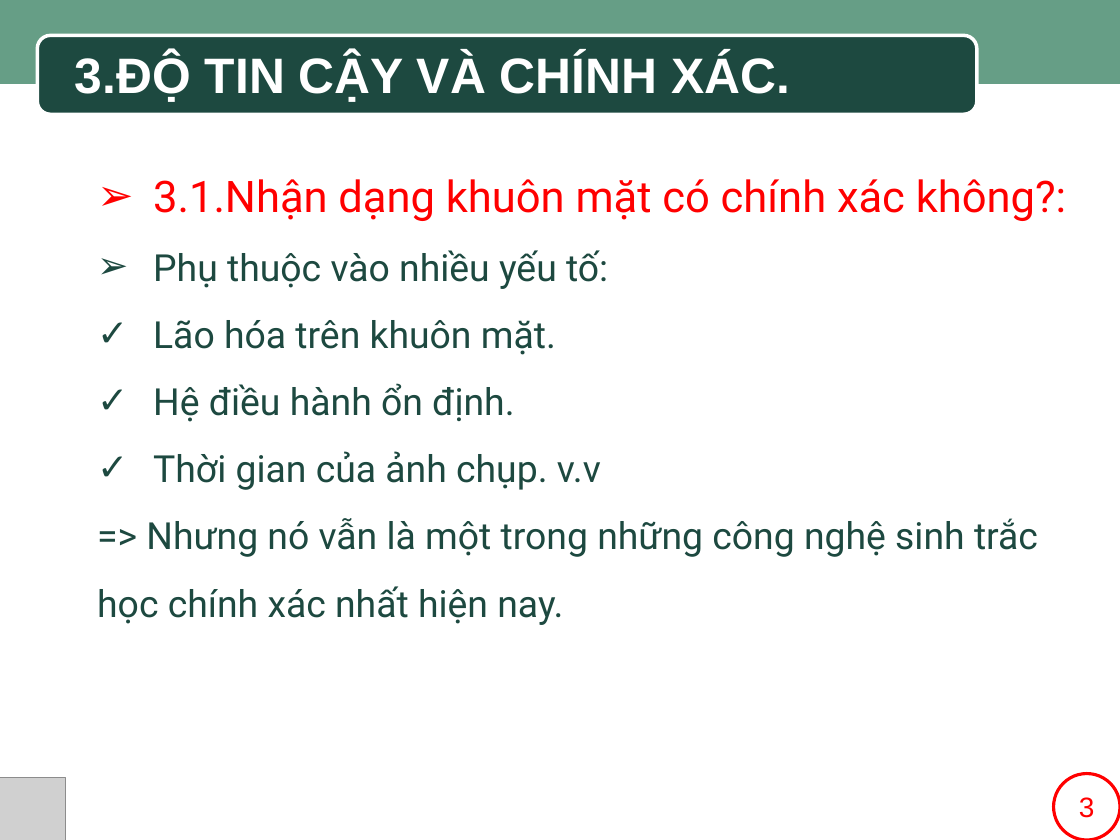
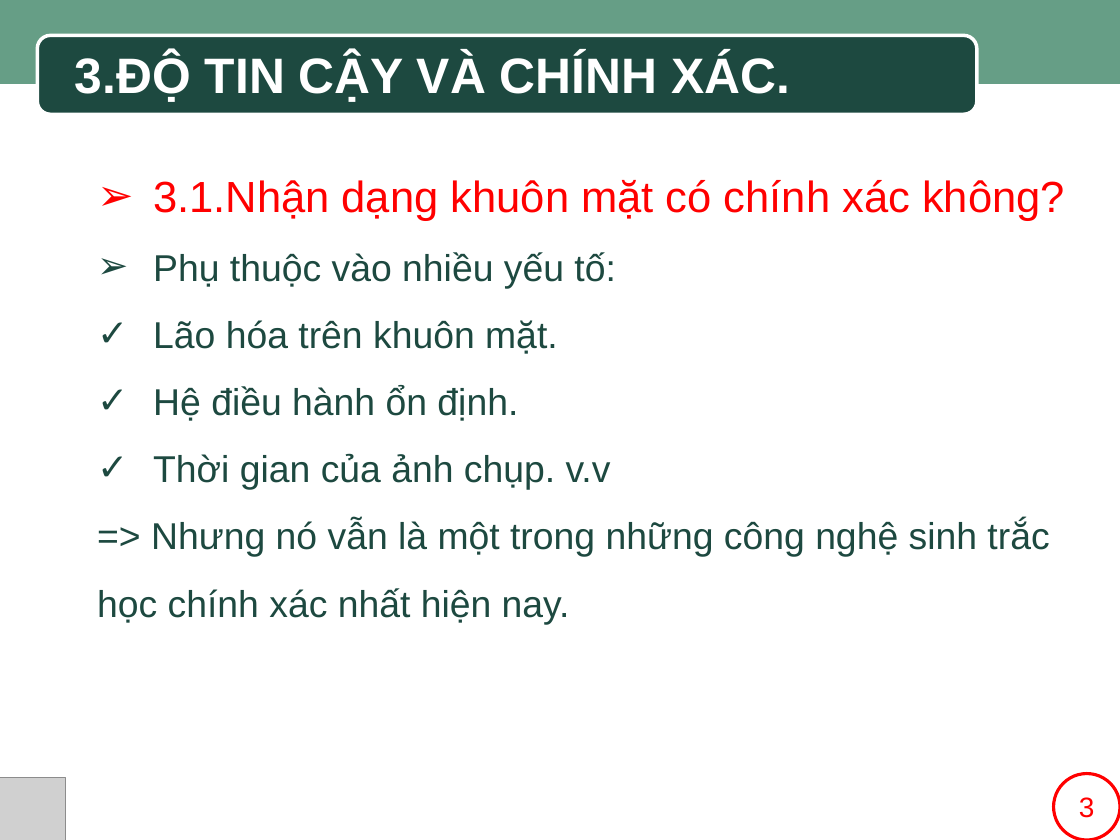
Before and after one commit to SaintLaurentxTran/hutech-23dthd4-nhom7, a slide deck: slide 5 of BÀI THUYẾT TRÌNH MẪU.pptx. Drawn at 1120x840 pixels with LibreOffice and Linux fonts; fonts in the diff are those of the drawing; grey boxes stand for pictures; background and template pictures are left out. Boxes give left, top, right and bottom in pixels: in the first picture for what was removed or moved away, otherwise in the second. Text is boxed around its words. In the diff, an @@ line names an element or a change of style, - is before the commit and + after.

Commit message:
sửa font chữ

```diff
--- a/BÀI THUYẾT TRÌNH MẪU.pptx
+++ b/BÀI THUYẾT TRÌNH MẪU.pptx
@@ text at (153,180,1065,221): text changed; font Roboto to Arial @@
-➢ 3.1.Nhận dạng khuôn mặt có chính xác không?:
+➢ 3.1.Nhận dạng khuôn mặt có chính xác không?
@@ text at (97,252,1049,624): font Roboto to Arial in "Phụ thuộc vào nhiều yếu tố:", "Lão hóa trên khuôn mặt.", "Hệ điều hành ổn định.", "Thời gian của ảnh chụp. v.v" and 1 more places @@
```
Also in this commit, not shown: 5 other slides changed.
